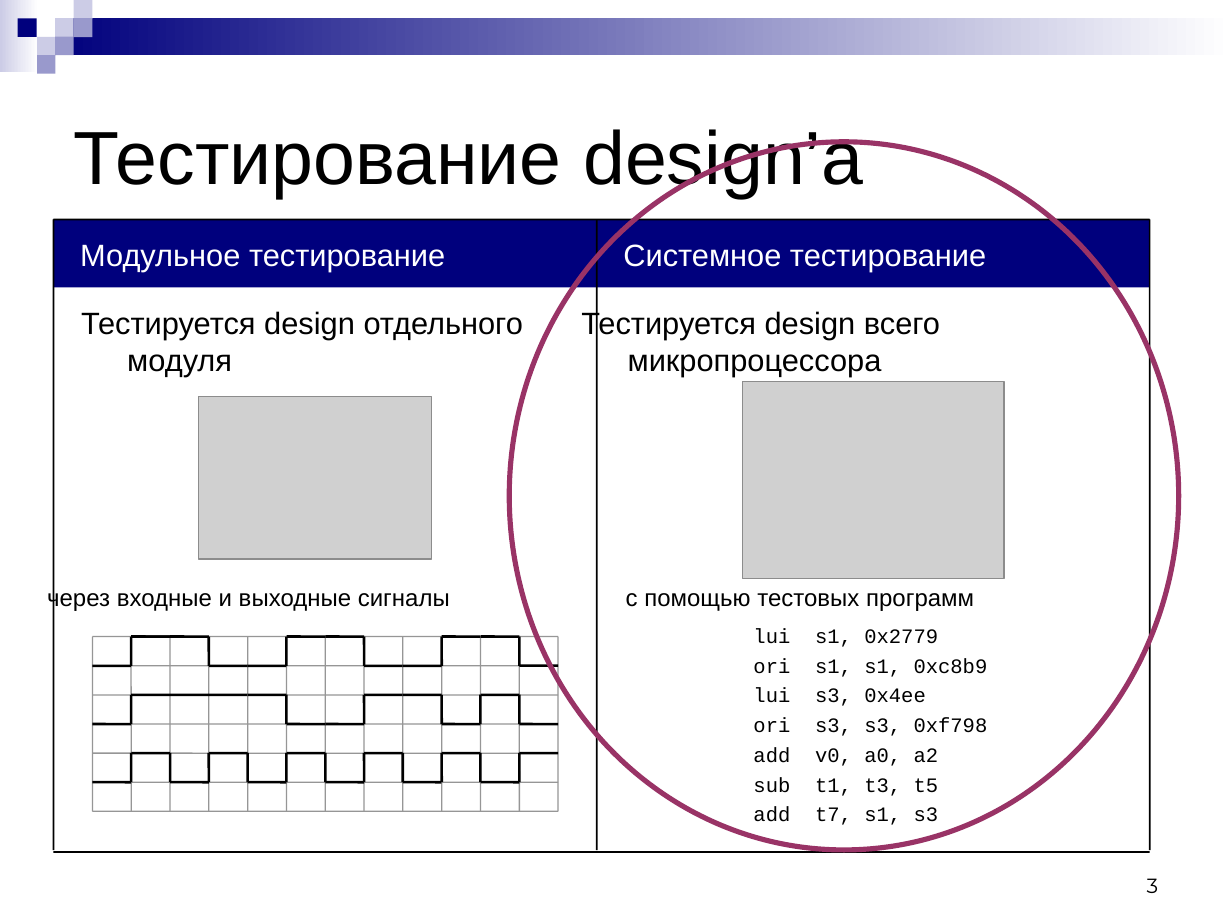
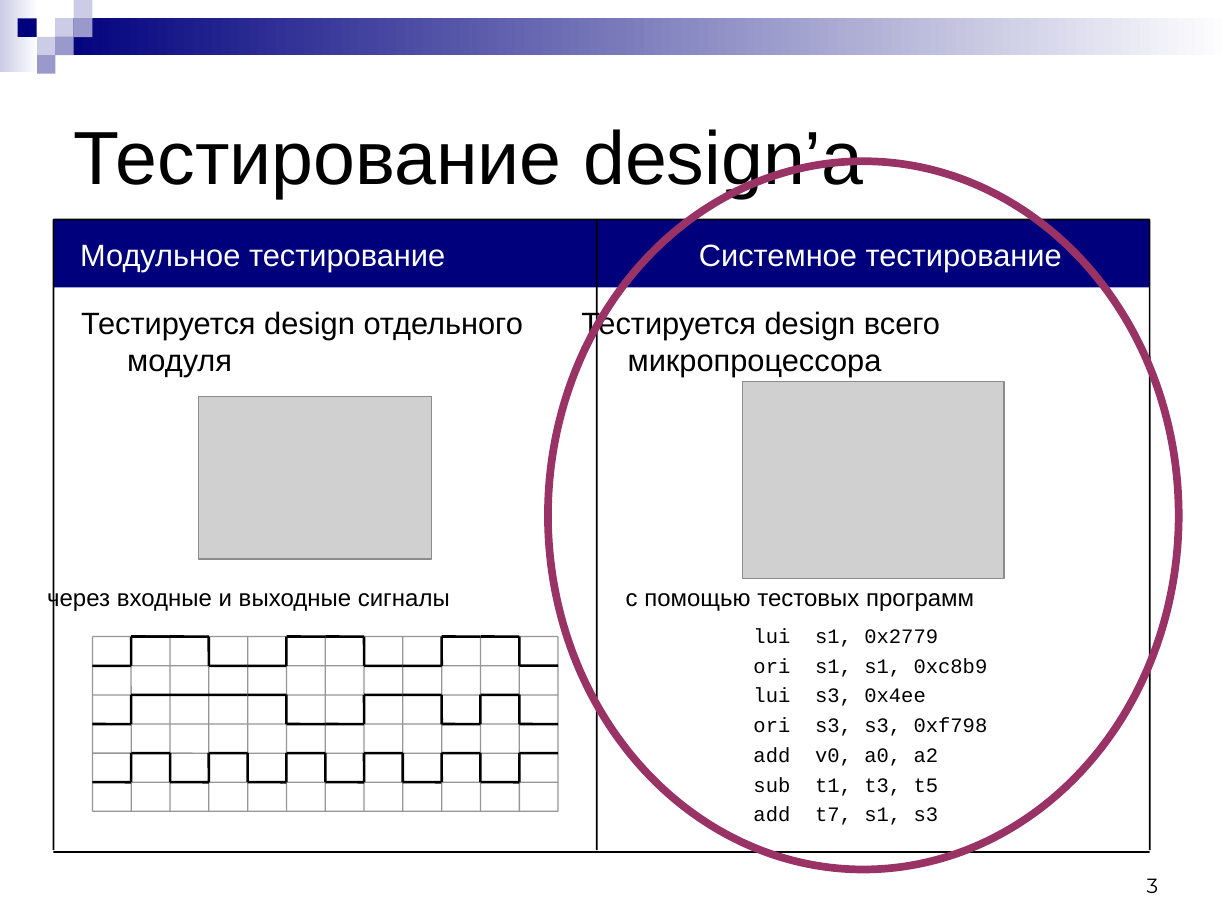
Before and after one commit to kornevgen/tesla-project, a slide deck: slide 3 of papers/LomoRead-2010/lomonosov-talk.ppt. Drawn at 1232x924 pixels with LibreOffice and Linux fonts; fonts in the diff are those of the drawing; grey boxes stand for pictures. Boxes give left, top, right and bottom in pixels: in the first picture for what was removed or moved away, otherwise in the second. Text is boxed around its words. In the diff, an @@ line names an element or a change of style, - is before the commit and + after.

```diff
--- a/papers/LomoRead-2010/lomonosov-talk.ppt
+++ b/papers/LomoRead-2010/lomonosov-talk.ppt
@@ ellipse resized from (x1=509, y1=142, x2=1178, y2=850) to (x1=548, y1=161, x2=1179, y2=870) @@
@@ ellipse at (x1=548, y1=161, x2=1179, y2=870): outline #993366 3 pt to #993366 4.51 pt @@
@@ rectangle "Системное тестирование" at (x1=596, y1=219, x2=1149, y2=287): alignment left to centre @@
```
Also in this commit, not shown: 3 other slides changed.
